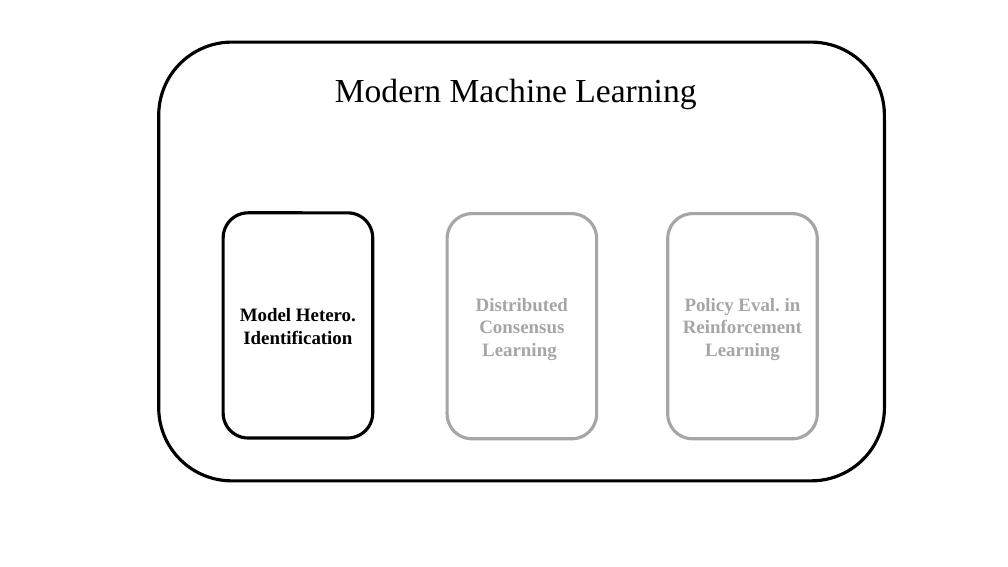
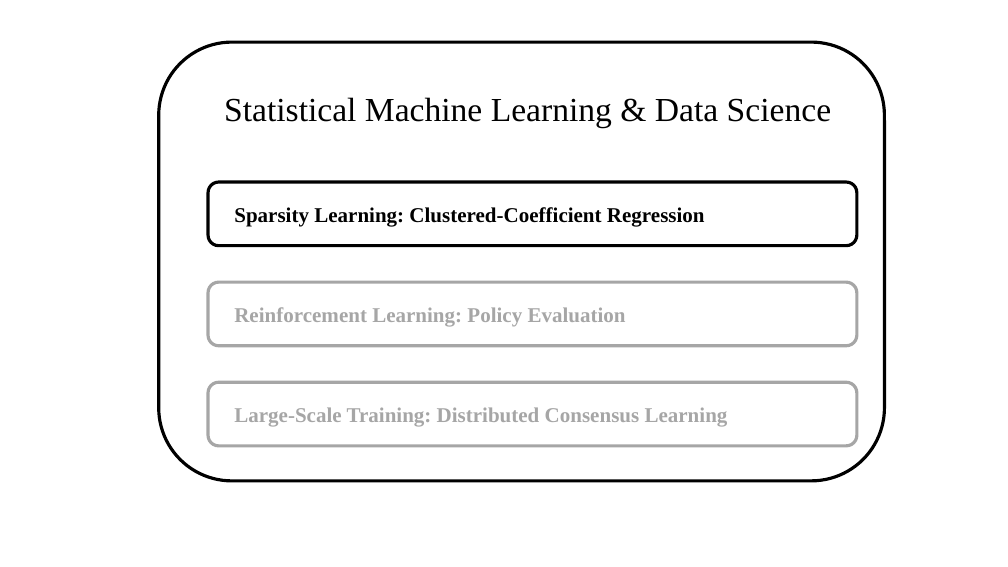
Before and after one commit to xinzhang-nac/xinzhang-nac-old.github.io, a slide deck: slide 11 of images/System.pptx. Drawn at 1008x567 pixels with LibreOffice and Linux fonts; fonts in the diff are those of the drawing. Boxes give left, top, right and bottom in pixels: in the first picture for what was removed or moved away, otherwise in the second. Text is boxed around its words. In the diff, an @@ line names an element or a change of style, - is before the commit and + after.

```diff
--- a/images/System.pptx
+++ b/images/System.pptx
@@ text at [224, 97, 831, 127]: text changed @@
-Modern Machine Learning
+Statistical Machine Learning & Data Science
@@ rounded rectangle added at [208, 182, 857, 246], fill #FFFFFF, outline #000000 3 pt, 20 pt, text #000000, bold @@
+Sparsity Learning: Clustered-Coefficient Regression
@@ rounded rectangle removed at [223, 213, 373, 439] @@
-Model Hetero. Identification
@@ rounded rectangle "Reinforcement Learning: Policy Evaluation": place and size @@
-rounded rectangle "Reinforcement Learning: Policy Evaluation" at [668, 214, 817, 439]
+rounded rectangle "Reinforcement Learning: Policy Evaluation" at [208, 282, 857, 346]
@@ text in rounded rectangle at [234, 307, 626, 327]: text changed; size 18 to 20 pt @@
-Policy Eval. in Reinforcement Learning
+Reinforcement Learning: Policy Evaluation
@@ rounded rectangle "Large-Scale Training: Distributed Consensus Learning": place and size @@
-rounded rectangle "Large-Scale Training: Distributed Consensus Learning" at [447, 214, 597, 439]
+rounded rectangle "Large-Scale Training: Distributed Consensus Learning" at [208, 383, 857, 446]
@@ text in rounded rectangle at [234, 407, 728, 427]: text changed; size 18 to 20 pt @@
-Distributed Consensus Learning
+Large-Scale Training: Distributed Consensus Learning
```
Also in this commit, not shown: 1 slide added, 5 other files.
